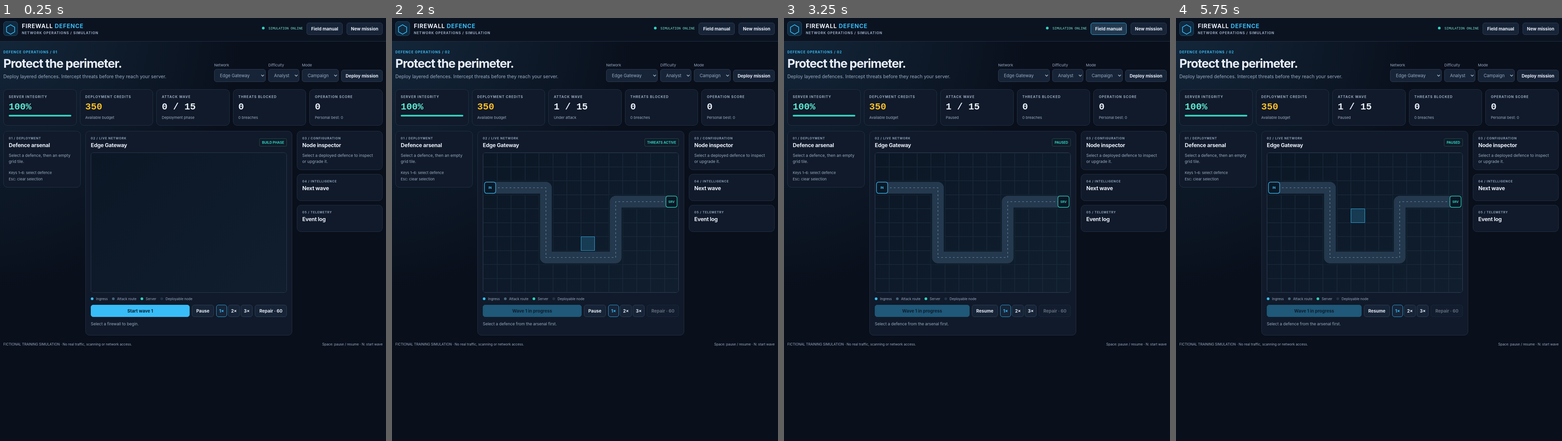
Above: before the commit, frames 1-4 (left to right).
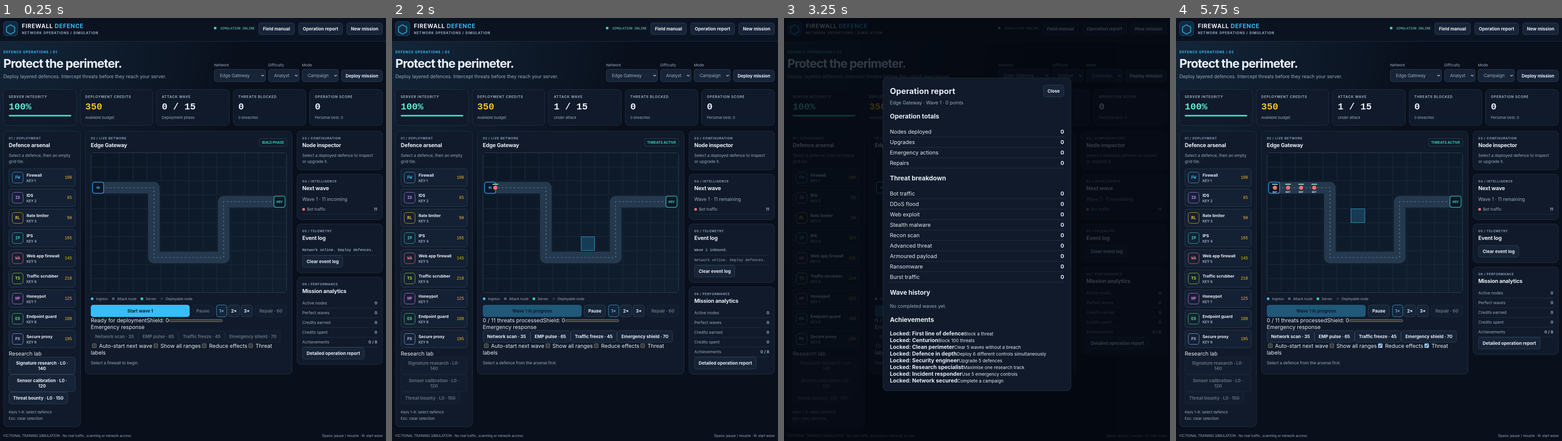
Above: after the commit, the same moments.

Repository: pg-thirion/Firewall-Defence
Game: browser game, page index.html
The game is run twice, just before and just after one commit, with the same random seed, the same clock (stepped at 60 frames per second) and the same inputs. When the page shows a pop-up message, it is drawn as a white box for half a second while everything else waits; a line starting with > is the answer the replay typed.
Inputs (mouse positions are in pixels of both pictures, inside the frame that each line leads up to):
- Up to frame 1 (0.25 s): no input
- Up to frame 2 (2 s): click "Start wave 1" at 0.27 s; tap Ctrl at 1.1, 1.6 s; click "New mission" at 1.27 s; click "Start wave 1" at 1.77 s; click "Empty node, column 8, row 7" at 1.87 s
- Up to frame 3 (3.25 s): click (1108, 271) at 2.02 s, where only the run after the commit has a clickable "Clear event log"; tap Ctrl at 2.1, 2.6, 3.1 s; click (988, 347) at 2.47 s; click "Field manual" (after the commit: "Operation report") at 3.07 s
- Up to frame 4 (5.75 s): click "Resume" (after the commit: "Close") at 3.27 s; tap Ctrl every 0.5 s from 3.6 to 5.6 s; click "Empty node, column 7, row 1" at 3.67 s; click "Empty node, column 8, row 4" at 4.27 s; click (1426, 347) at 4.52 s; click "Pause" (after the commit: "Resume") at 4.77 s; click "Empty node, column 14, row 9" at 4.87 s; click "Empty node, column 7, row 5" at 5.47 s

The runs differ from the first frame. In frame 1, 8.0% of the frame differs, in the area x 0-100%, y 1-100%; in frame 2, 4.9%; in frame 3, 13%, in the area x 0-100%, y 0-100%; in frame 4, 5.0%.
Error before the commit: TypeError: Cannot set properties of null (setting 'onclick')

Commit message:
Expose expanded tactical features and operation reporting in responsive UI

Diff:
--- a/index.html
+++ b/index.html
@@ -9,22 +9,23 @@
 <link rel="stylesheet" href="./style.css">
 </head>
 <body>
-<header class="top"><div class="brand"><div class="logo" ari …(245 unchanged characters)… ialog">Field manual</button><button id="new">New mission</button></div></header>
+<header class="top"><div class="brand"><div class="logo" ari …(245 unchanged characters)… ialog">Field manual</button><button id="report" aria-haspopup="dialog">Operation report</button><button id="new">New mission</button></div></header>
 <main>
 <section class="intro"><div><div class="eyebrow">DEFENCE OPERATIONS / <span id="missionNo">01</span></div><h1>Protect t …(545 unchanged characters)…
 <section class="metrics" aria-label="Mission statistics"><div><small>SERVER INTEGRITY</small><strong id="hp">100%</stro …(536 unchanged characters)…
 <div class="layout">
-<section class="panel arsenal"><div class="panel-head"><div> …(124 unchanged characters)… </p><div id="arsenal"></div><div class="keyhint">Keys 1–6: select defence<br>Esc: clear selection</div></section>
+<section class="panel arsenal"><div class="panel-head"><div> …(124 unchanged characters)… </p><div id="arsenal"></div><div class="panel-subhead">Research lab</div><div id="research"></div><div class="keyhint">Keys 1–9: select defence<br>Esc: clear selection</div></section>
 <section class="panel battle"><div class="panel-head"><div><small>02 / LIVE NETWORK</small><h2 id="mapname">Edge Gateway</h2></div><span class="tag" id="status">BUILD PHASE</span></div>
 <div class="board-wrap"><div id="board" class="board"><svg id="terrain" viewBox="0 0 700 500" aria-hidden="true"></svg><div id="tiles" class="tiles" role="group" aria-label="Defence placement grid"></div><svg id="effects" viewBox="0 0 700 500" aria-hidden="true"></svg></div></div>
 <div class="legend"><span><i class="entry"></i> Ingress</span><span><i class="route"></i> Attack route</span><span><i class="server"></i> Server</span><span><i class="empty"></i> Deployable node</span></div>
 <div class="controls"><button id="start" class="primary">Start wave 1</button><button id="pause">Pause</button><div cla …(257 unchanged characters)…
-<p id="notice" role="status" class="notice">Select a firewall to begin.</p>
+<div class="wave-track"><span id="waveprogress">Ready for deployment</span><span id="shieldstatus">Shield: 0</span><progress id="wavebar" max="1" value="0" aria-label="Current wave progress"></progress></div><div class="panel-subhead">Emergency response</div><div id="abilities" class="ability-grid"></div><div class="toggles"><label><input id="autowave" type="checkbox"> Auto-start next wave</label><label><input id="allranges" type="checkbox"> Show all ranges</label><label><input id="quietfx" type="checkbox"> Reduce effects</label><label><input id="labels" type="checkbox"> Threat labels</label></div><p id="notice" role="status" class="notice">Select a firewall to begin.</p>
 <div id="outcome" hidden class="outcome"><h2 id="resultTitle"></h2><p id="resultText"></p><button id="retry" class="primary">Restart mission</button></div>
 </section>
 <aside class="side"><section class="panel"><div class="panel-head"><div><small>03 / CONFIGURATION</small><h2>Node inspector</h2></div></div><div id="inspector" class="inspector">Select a deployed defence to inspect or upgrade it.</div></section>
 <section class="panel"><div class="panel-head"><div><small>04 / INTELLIGENCE</small><h2>Next wave</h2></div></div><div id="forecast" class="forecast"></div></section>
-<section class="panel logpanel"><div class="panel-head"><div><small>05 / TELEMETRY</small><h2>Event log</h2></div></div><ol id="log" class="log"></ol></section></aside>
+<section class="panel logpanel"><div class="panel-head"><div><small>05 / TELEMETRY</small><h2>Event log</h2></div></div><ol id="log" class="log"></ol><button id="logclear" class="small-action">Clear event log</button></section><section class="panel"><div class="panel-head"><div><small>06 / PERFORMANCE</small><h2>Mission analytics</h2></div></div><div id="analytics" class="forecast"></div><button id="report2" class="small-action">Detailed operation report</button></section></aside>
 </div><footer>FICTIONAL TRAINING SIMULATION · No real traffic, scanning or network access. <span>Space: pause / resume · N: start wave</span></footer></main>
-<dialog id="manual" aria-labelledby="manualTitle"><div class …(562 unchanged characters)…  Combine them for maximum coverage.</p><div id="threats"></div><p>Repairs cost 6 …(193 unchanged characters)…
+<dialog id="manual" aria-labelledby="manualTitle"><div class …(562 unchanged characters)…  Combine them for maximum coverage.</p><p>Honeypots reveal and slow stealth traffic. Endpoint guards specialise in armoured threats and ransomware, while secure proxies counter bursts. Invest in research between waves. Emergency response controls spend credits and recharge during active combat. The emergency shield absorbs up to 25 points of damage.</p><div id="threats"></div><p>Repairs cost 6 …(193 unchanged characters)…
+<dialog id="reportdialog" aria-labelledby="reporttitle"><div class="dialog-head"><h2 id="reporttitle">Operation report</h2><button id="reportclose">Close</button></div><div id="reportbody"></div></dialog>
 <script type="module" src="./app.mjs"></script></body></html>
